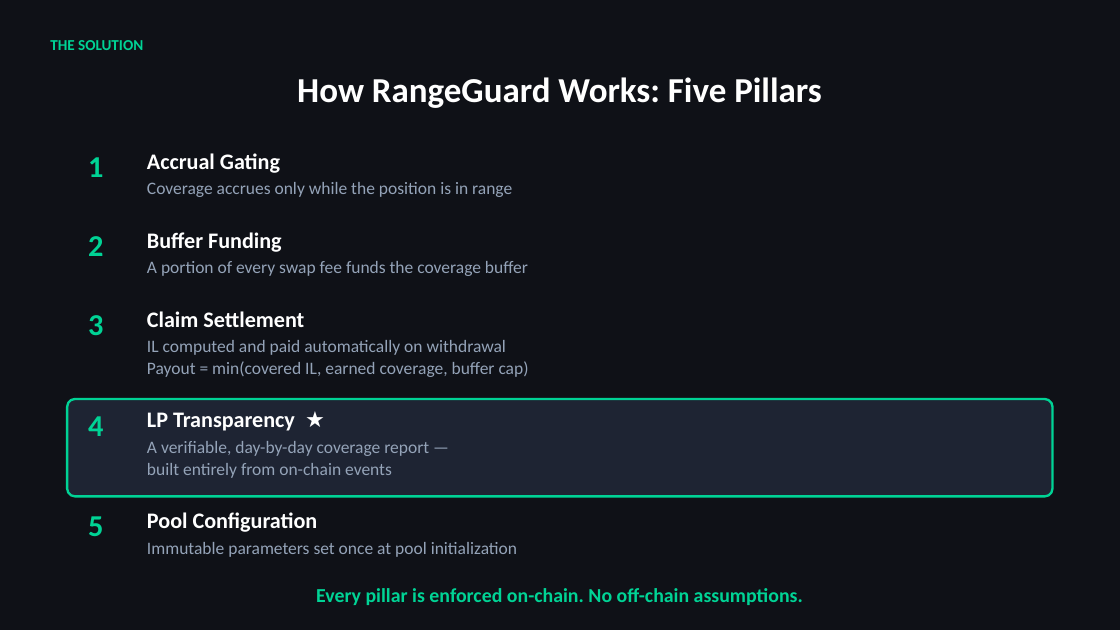
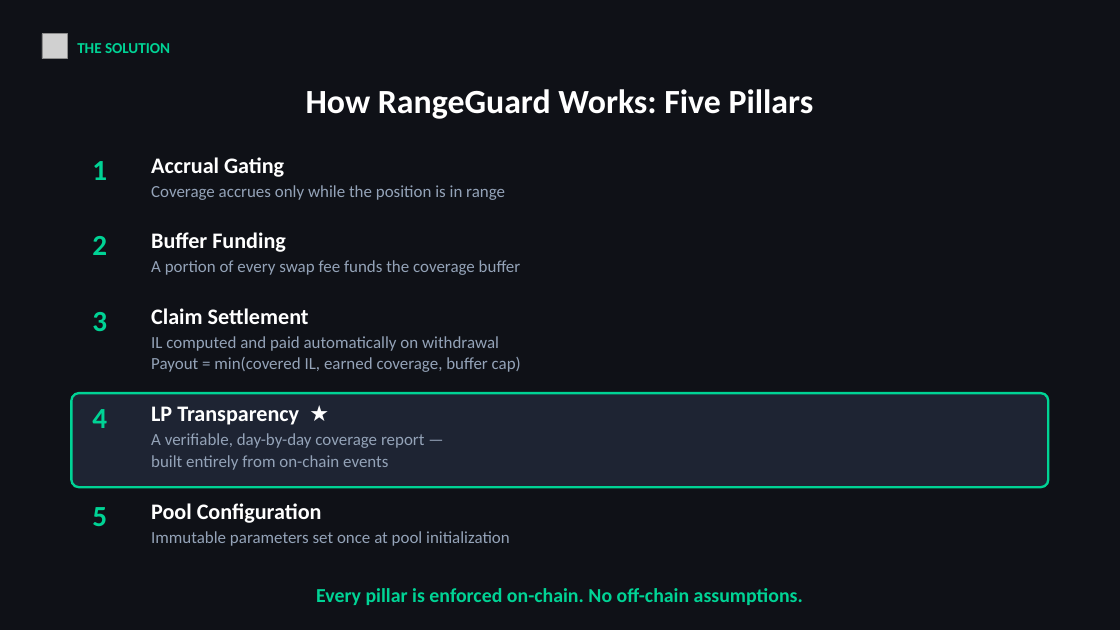
Before and after one commit to garykocsis/RangeGuard, a slide deck: slide 4 of docs/RangeGuard-Demo-Deck.pptx (slide 5 before the commit). Drawn at 1120x630 pixels with LibreOffice and Linux fonts; fonts in the diff are those of the drawing; grey boxes stand for pictures. Boxes give left, top, right and bottom in pixels: in the first picture for what was removed or moved away, otherwise in the second. Text is boxed around its words. In the diff, an @@ line names an element or a change of style, - is before the commit and + after.

```diff
--- a/docs/RangeGuard-Demo-Deck.pptx
+++ b/docs/RangeGuard-Demo-Deck.pptx
@@ picture added at (x1=42, y1=34, x2=67, y2=59) @@
@@ text "THE SOLUTION" moved from (x1=50, y1=40, x2=143, y2=50) to (x1=77, y1=43, x2=170, y2=53) @@
@@ text "How RangeGuard Works: Five Pillars" moved from (x1=297, y1=77, x2=822, y2=108) to (x1=306, y1=89, x2=814, y2=119) @@
@@ text "How RangeGuard Works: Five Pillars" at (x1=306, y1=89, x2=814, y2=119): size 30 to 29 pt @@
@@ text "Accrual Gating" at (x1=151, y1=157, x2=505, y2=200): size 15 to 14.5 pt in "Coverage accrues only while the position is ..."; less space between paragraphs @@
@@ text "Buffer Funding" at (x1=151, y1=232, x2=521, y2=275): size 15 to 14.5 pt in "A portion of every swap fee funds ..."; less space between paragraphs @@
@@ text "Claim Settlement" at (x1=151, y1=308, x2=521, y2=372): size 15 to 14.5 pt in "IL computed and paid automatically on withdrawal", "Payout = min(covered IL, earned coverage, buffer ..."; less space between paragraphs @@
@@ rounded rectangle resized from (x1=67, y1=399, x2=1053, y2=497) to (x1=71, y1=393, x2=1049, y2=487) @@
@@ text "LP Transparency ★" at (x1=151, y1=406, x2=424, y2=470): size 15 to 14.5 pt in "A verifiable, day-by-day coverage report —", "built entirely from on-chain events"; less space between paragraphs @@
@@ size 26 to 25 pt in 5 elements at (x1=92, y1=236, x2=107, y2=255), (x1=92, y1=161, x2=107, y2=180), (x1=92, y1=312, x2=107, y2=331), (x1=92, y1=409, x2=107, y2=428), (x1=92, y1=507, x2=107, y2=526) @@
@@ text "5" moved from (x1=88, y1=516, x2=103, y2=536) to (x1=92, y1=507, x2=107, y2=526) @@
@@ text "Pool Configuration" moved from (x1=147, y1=512, x2=517, y2=557) to (x1=151, y1=503, x2=510, y2=546) @@
@@ text "Pool Configuration" at (x1=151, y1=503, x2=510, y2=546): size 15 to 14.5 pt in "Immutable parameters set once at pool initialization"; less space between paragraphs @@
```
Also in this commit, not shown: 3 other slides changed, 2 slides added, 5 slides removed, 16 other files.
